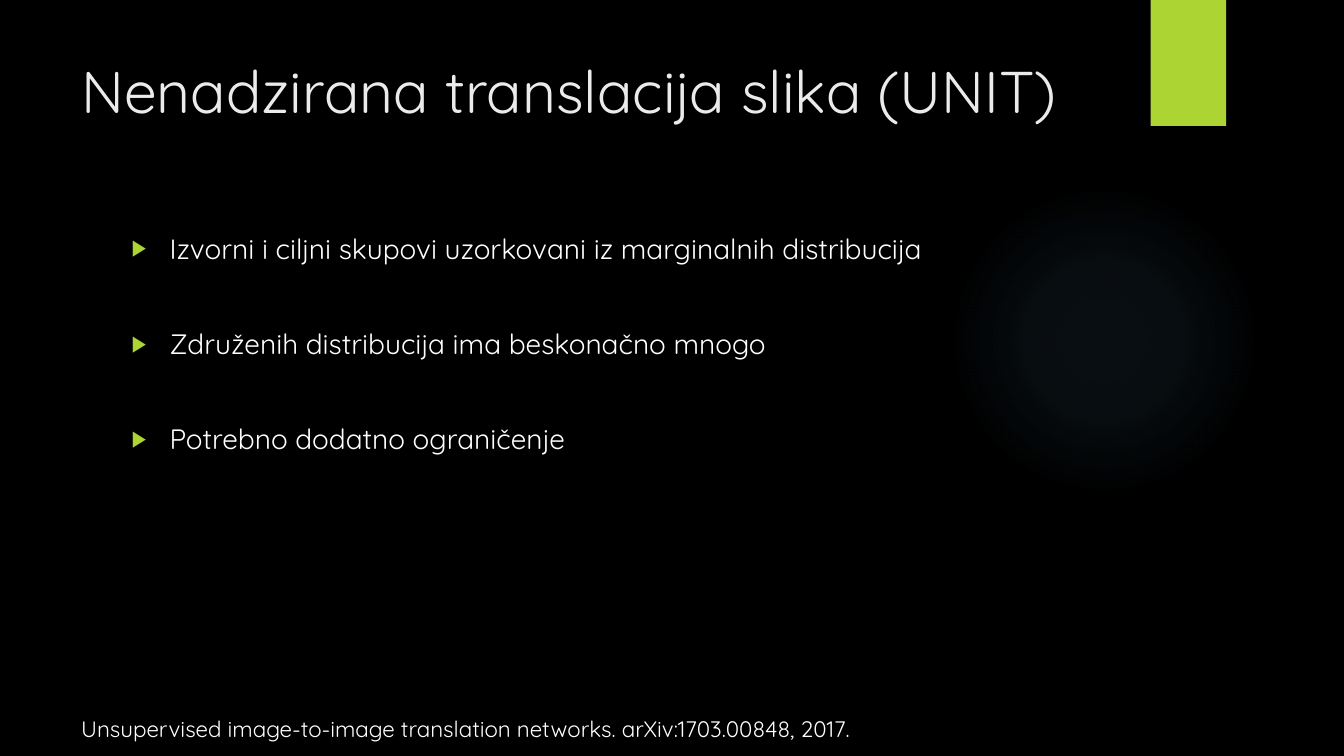
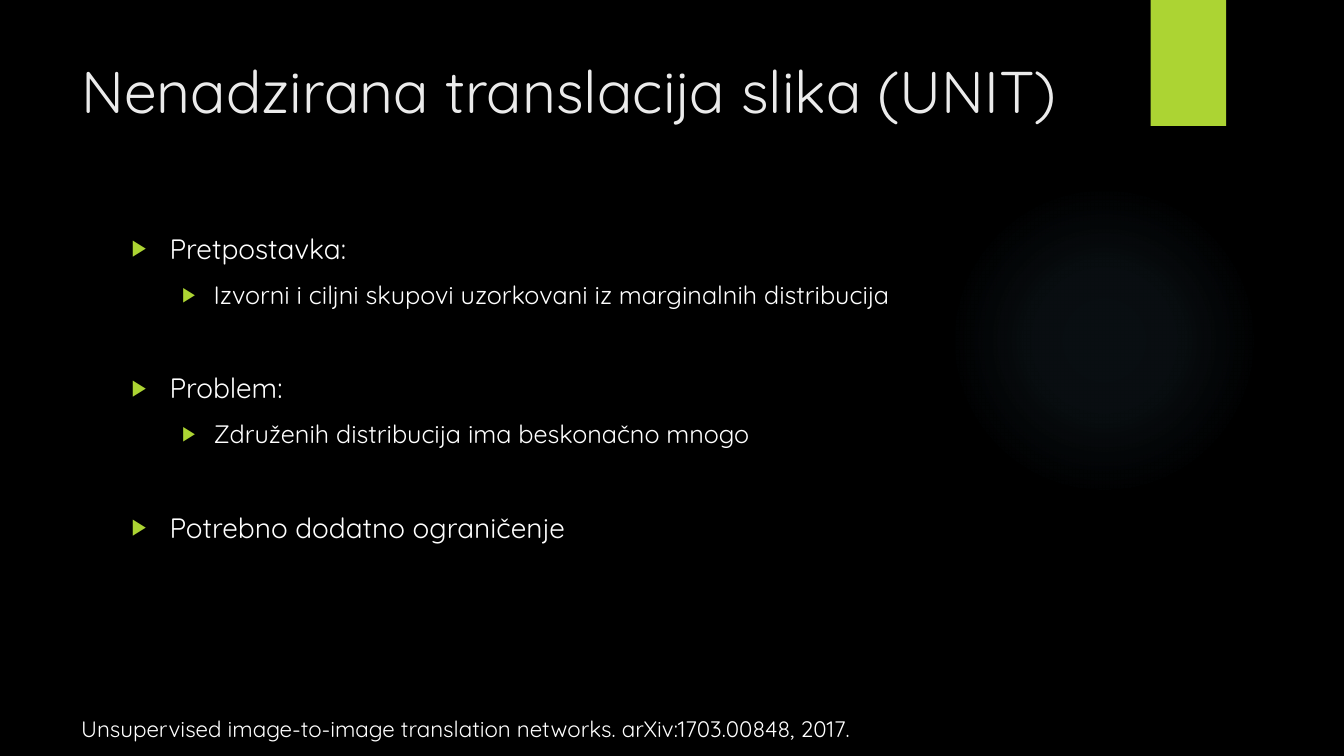
Before and after one commit to v-silverfin/fer-graduate-seminar, a slide deck: slide 18 of kvukic-seminar-presentation-2018.pptx. Drawn at 1344x756 pixels with LibreOffice and Linux fonts; fonts in the diff are those of the drawing; background and template pictures are left out. Boxes give left, top, right and bottom in pixels: in the first picture for what was removed or moved away, otherwise in the second. Text is boxed around its words. In the diff, an @@ line names an element or a change of style, - is before the commit and + after.

```diff
--- a/kvukic-seminar-presentation-2018.pptx
+++ b/kvukic-seminar-presentation-2018.pptx
@@ text at box(170, 238, 889, 544): paragraph added @@
+▶ Problem:
@@ text at box(170, 238, 347, 265): paragraph added @@
+▶ Pretpostavka:
@@ text at box(214, 285, 889, 448): size 20 to 18 pt in "Izvorni i ciljni skupovi uzorkovani iz marginalnih ...", "Združenih distribucija ima beskonačno mnogo"; list level 1 to 2 in "Izvorni i ciljni skupovi uzorkovani ..."; list level 1 to 2 in "Združenih distribucija ima beskonačno mnogo" @@
```
Also in this commit, not shown: 8 other slides changed.
